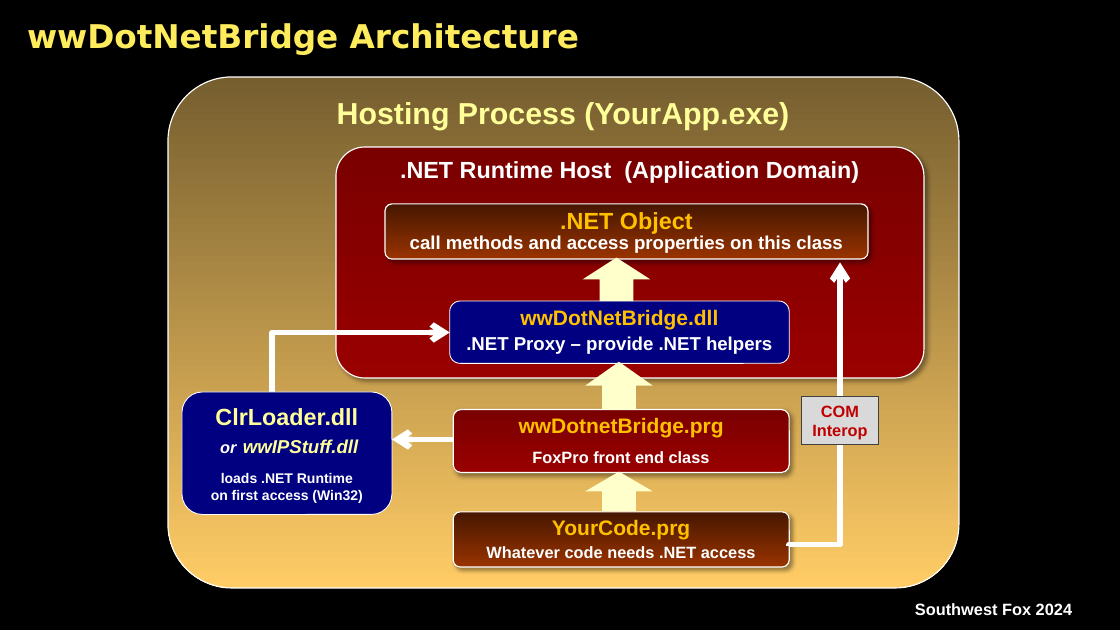
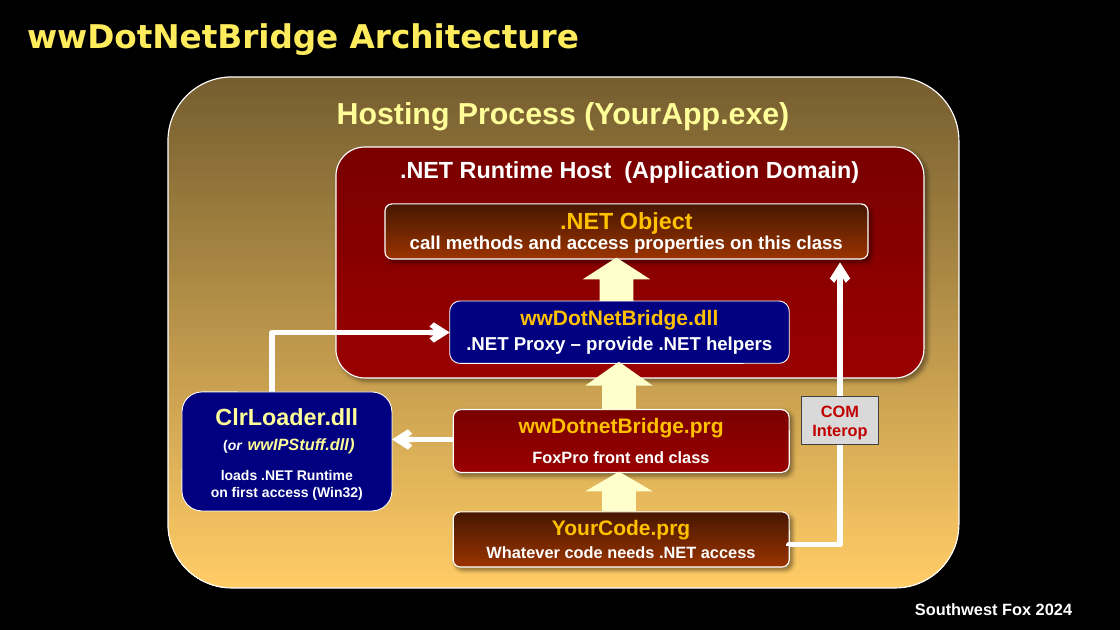
Before and after one commit to RickStrahl/swfox2024-wwdotnetbridge-revisited, a slide deck: slide 6 of Documents/Strahl-swFox2024-wwDotnetBridge-Revisited.pptx. Drawn at 1120x630 pixels with LibreOffice and Linux fonts; fonts in the diff are those of the drawing; background and template pictures are left out. Boxes give left, top, right and bottom in pixels: in the first picture for what was removed or moved away, otherwise in the second. Text is boxed around its words. In the diff, an @@ line names an element or a change of style, - is before the commit and + after.

```diff
--- a/Documents/Strahl-swFox2024-wwDotnetBridge-Revisited.pptx
+++ b/Documents/Strahl-swFox2024-wwDotnetBridge-Revisited.pptx
@@ text in rounded rectangle at (x1=211, y1=408, x2=362, y2=500): text changed @@
-ClrLoader.dll
-or wwIPStuff.dll
-loads .NET Runtime
-on first access (Win32)
+ClrLoader.dll
+(or wwIPStuff.dll)
+loads .NET Runtime
+on first access (Win32)
```
Also in this commit, not shown: 3 other slides changed, 1 slide removed, 18 other files.
